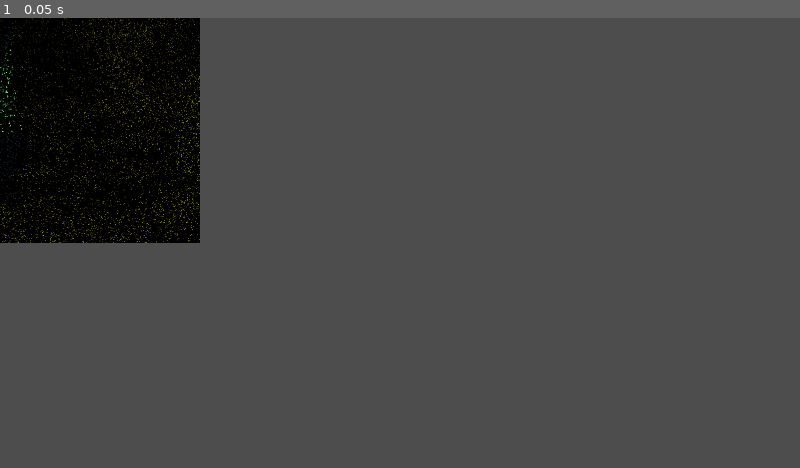
Above: before the commit, frame 1.
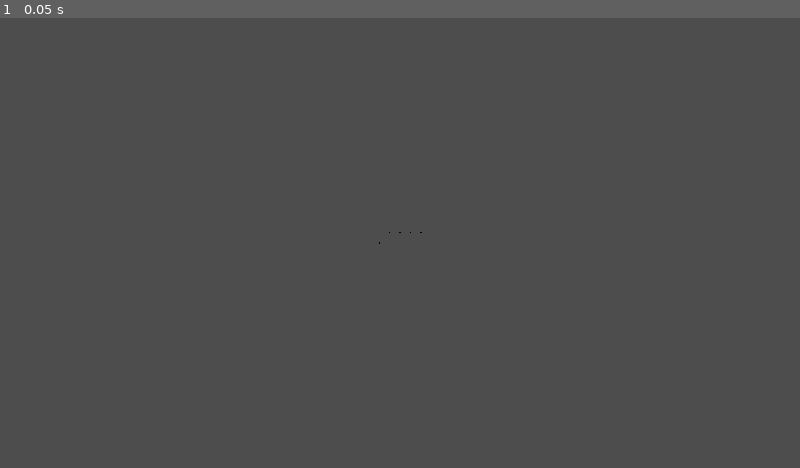
Above: after the commit, the same moment.

Repository: Spiraling-Time/BossFight
Game: Godot game, scene res://Works/Scenes/the_world.tscn
Two runs of this game, one before a commit and one after it. Both use one fixed random seed, a clock stepped at 60 frames per second and the inputs below. Before the commit the project starts from res://GameStuff/Scenes/TEST/TESTworld.tscn.
Inputs:
- Up to frame 1 (0.05 s): no input

The runs differ from the first frame. In frame 1, 13% of the frame differs, in the area x 0-53%, y 0-51%.

Commit message:
incorporated what worked from another project, this took a few hours of testing, but now I can check a large area very fast

Diff:
--- a/GameStuff/Scenes/OG/surrounding.tscn
+++ b/GameStuff/Scenes/OG/surrounding.tscn
@@ -1,6 +1,6 @@
 [gd_scene load_steps=6 format=3 uid="uid://ca3hwwmujq0tp"]
 
-[ext_resource type="Texture2D" uid="uid://brxndpruawb6r" path="res://GameStuff/Assets/icon.svg" id="1_5no5q"]
+[ext_resource type="Texture2D" uid="uid://brxndpruawb6r" path="res://Works/Assets/icon.svg" id="1_5no5q"]
 
 [sub_resource type="NavigationPolygon" id="NavigationPolygon_5no5q"]
 vertices = PackedVector2Array(1, 1, -1, 1, -1, -1, 1, -1)
--- a/GameStuff/Scenes/OG/thegdbodything.tscn
+++ b/GameStuff/Scenes/OG/thegdbodything.tscn
@@ -1,7 +1,7 @@
 [gd_scene load_steps=3 format=3 uid="uid://d2nqib7uwfgen"]
 
 [ext_resource type="PackedScene" uid="uid://ooym0nkxov86" path="res://GameStuff/Scenes/OG/limb.tscn" id="1_o14id"]
-[ext_resource type="Texture2D" uid="uid://brxndpruawb6r" path="res://GameStuff/Assets/icon.svg" id="2_ptdp5"]
+[ext_resource type="Texture2D" uid="uid://brxndpruawb6r" path="res://Works/Assets/icon.svg" id="2_ptdp5"]
 
 [node name="THEGDBODYTHING" instance=ExtResource("1_o14id")]
 
--- a/GameStuff/Scenes/TEST/TESTmonster.tscn
+++ b/GameStuff/Scenes/TEST/TESTmonster.tscn
@@ -1,7 +1,7 @@
 [gd_scene load_steps=3 format=3 uid="uid://dks5cwkddf0xj"]
 
 [ext_resource type="Script" uid="uid://gua8q24a1em8" path="res://GameStuff/Code/monster.gd" id="1_5nxux"]
-[ext_resource type="Texture2D" uid="uid://cjoqyp06cyxvy" path="res://GameStuff/Assets/Poseidon.png" id="2_5nxux"]
+[ext_resource type="Texture2D" uid="uid://cjoqyp06cyxvy" path="res://Works/Assets/Poseidon.png" id="2_5nxux"]
 
 [node name="Monster" type="Node2D"]
 scale = Vector2(0.6, 0.6)
--- a/GameStuff/Scenes/TEST/TestLIMB.tscn
+++ b/GameStuff/Scenes/TEST/TestLIMB.tscn
@@ -1,7 +1,7 @@
 [gd_scene load_steps=3 format=3 uid="uid://hncq3hysus4k"]
 
 [ext_resource type="PackedScene" uid="uid://ooym0nkxov86" path="res://GameStuff/Scenes/OG/limb.tscn" id="1_mm7pn"]
-[ext_resource type="Texture2D" uid="uid://cjoqyp06cyxvy" path="res://GameStuff/Assets/Poseidon.png" id="2_spaoy"]
+[ext_resource type="Texture2D" uid="uid://cjoqyp06cyxvy" path="res://Works/Assets/Poseidon.png" id="2_spaoy"]
 
 [node name="THEGDBODYTHING" instance=ExtResource("1_mm7pn")]
 
--- /dev/null
+++ b/Works/Code/player.gd
@@ -0,0 +1,14 @@
+extends CharacterBody2D
+var dir = Vector2.ZERO
+var speed = 400
+func _physics_process(delta: float) -> void:
+	if Input.is_action_pressed("up") || Input.is_action_pressed("down") || Input.is_action_pressed("left") || Input.is_action_pressed("right"):
+		if Input.is_action_pressed("up"): dir.y = -1
+		elif Input.is_action_pressed("down"): dir.y = 1
+		if Input.is_action_pressed("left"): dir.x = -1
+		elif Input.is_action_pressed("right"): dir.x = 1
+	else:
+		dir.x = move_toward(dir.x, 0, 0.1)
+		dir.y = move_toward(dir.y, 0, 0.1)
+	velocity = speed*dir
+	move_and_slide()
--- /dev/null
+++ b/Works/Code/the_world.gd
@@ -0,0 +1,19 @@
+extends Node2D
+var gridX: int = 1920
+var gridY: int = 1080
+var size: int = 5
+var offset: Vector2 = Vector2(gridX*size/2, gridY*size/2)
+var points: Array = []
+var e: bool = false
+func _ready() -> void:
+	for i in range(gridX):
+		if i % size == 0:
+			for j in range(gridY):
+				if j % size == 0:
+					var po = Vector2(i*size,j*size)-offset#Vector2(i*size,j*size)-offset + Vector2(randi_range(-1*(size*10), (size*10)), randi_range(-1*(size*10), (size*10)))
+					if Geometry2D.is_point_in_polygon(po, $Polygon2D.polygon): e = true
+					else: e = false
+					if e: points.append(po)
+func _draw() -> void:
+	for i in range(0, points.size()):
+		draw_circle(points[i], size/2, Color.BLACK, true)
--- /dev/null
+++ b/Works/Scenes/player.tscn
@@ -0,0 +1,13 @@
+[gd_scene load_steps=3 format=3 uid="uid://chd1wdifvggjw"]
+
+[ext_resource type="Script" uid="uid://cd3qs8cpop6vy" path="res://Works/Code/player.gd" id="1_cng83"]
+
+[sub_resource type="RectangleShape2D" id="RectangleShape2D_6rvmf"]
+
+[node name="Player" type="CharacterBody2D"]
+script = ExtResource("1_cng83")
+
+[node name="CollisionShape2D" type="CollisionShape2D" parent="."]
+shape = SubResource("RectangleShape2D_6rvmf")
+
+[node name="Camera2D" type="Camera2D" parent="."]
--- /dev/null
+++ b/Works/Scenes/the_world.tscn
@@ -0,0 +1,12 @@
+[gd_scene load_steps=3 format=3 uid="uid://chilednwy7rcm"]
+
+[ext_resource type="Script" uid="uid://c316ms5jws2uh" path="res://Works/Code/the_world.gd" id="1_027bo"]
+[ext_resource type="PackedScene" uid="uid://chd1wdifvggjw" path="res://Works/Scenes/player.tscn" id="2_kp6ox"]
+
+[node name="theWORLD" type="Node2D"]
+script = ExtResource("1_027bo")
+
+[node name="Player" parent="." instance=ExtResource("2_kp6ox")]
+
+[node name="Polygon2D" type="CollisionPolygon2D" parent="."]
+polygon = PackedVector2Array(37, -38, -38, -36, -70, 15, -26, -7, 64, -24)
--- a/project.godot
+++ b/project.godot
@@ -11,7 +11,7 @@
 [application]
 
 config/name="Test"
-run/main_scene="uid://bs4onl0qns2gw"
+run/main_scene="uid://chilednwy7rcm"
 config/features=PackedStringArray("4.5", "Mobile")
 config/icon="res://CutBossFight/GameStuff/icon.svg"
 
@@ -25,6 +25,33 @@
 
 enabled=PackedStringArray("res://addons/godot_super-wakatime/plugin.cfg")
 
+[input]
+
+up={
+"deadzone": 0.2,
+"events": [Object(InputEventKey,"resource_local_to_scene":false,"resource_name":"","device":-1,"window_id":0,"alt_pressed":false,"shift_pressed":false,"ctrl_pressed":false,"meta_pressed":false,"pressed":false,"keycode":0,"physical_keycode":87,"key_label":0,"unicode":119,"location":0,"echo":false,"script":null)
+, Object(InputEventKey,"resource_local_to_scene":false,"resource_name":"","device":-1,"window_id":0,"alt_pressed":false,"shift_pressed":false,"ctrl_pressed":false,"meta_pressed":false,"pressed":false,"keycode":0,"physical_keycode":4194320,"key_label":0,"unicode":0,"location":0,"echo":false,"script":null)
+]
+}
+down={
+"deadzone": 0.2,
+"events": [Object(InputEventKey,"resource_local_to_scene":false,"resource_name":"","device":-1,"window_id":0,"alt_pressed":false,"shift_pressed":false,"ctrl_pressed":false,"meta_pressed":false,"pressed":false,"keycode":0,"physical_keycode":4194320,"key_label":0,"unicode":0,"location":0,"echo":false,"script":null)
+, Object(InputEventKey,"resource_local_to_scene":false,"resource_name":"","device":-1,"window_id":0,"alt_pressed":false,"shift_pressed":false,"ctrl_pressed":false,"meta_pressed":false,"pressed":false,"keycode":0,"physical_keycode":4194322,"key_label":0,"unicode":0,"location":0,"echo":false,"script":null)
+]
+}
+left={
+"deadzone": 0.2,
+"events": [Object(InputEventKey,"resource_local_to_scene":false,"resource_name":"","device":-1,"window_id":0,"alt_pressed":false,"shift_pressed":false,"ctrl_pressed":false,"meta_pressed":false,"pressed":false,"keycode":0,"physical_keycode":4194319,"key_label":0,"unicode":0,"location":0,"echo":false,"script":null)
+, Object(InputEventKey,"resource_local_to_scene":false,"resource_name":"","device":-1,"window_id":0,"alt_pressed":false,"shift_pressed":false,"ctrl_pressed":false,"meta_pressed":false,"pressed":false,"keycode":0,"physical_keycode":65,"key_label":0,"unicode":97,"location":0,"echo":false,"script":null)
+]
+}
+right={
+"deadzone": 0.2,
+"events": [Object(InputEventKey,"resource_local_to_scene":false,"resource_name":"","device":-1,"window_id":0,"alt_pressed":false,"shift_pressed":false,"ctrl_pressed":false,"meta_pressed":false,"pressed":false,"keycode":0,"physical_keycode":68,"key_label":0,"unicode":100,"location":0,"echo":false,"script":null)
+, Object(InputEventKey,"resource_local_to_scene":false,"resource_name":"","device":-1,"window_id":0,"alt_pressed":false,"shift_pressed":false,"ctrl_pressed":false,"meta_pressed":false,"pressed":false,"keycode":0,"physical_keycode":4194321,"key_label":0,"unicode":0,"location":0,"echo":false,"script":null)
+]
+}
+
 [rendering]
 
 renderer/rendering_method="mobile"
Renamed: GameStuff/Assets/Poseidon.png -> Works/Assets/Poseidon.png
Not shown, changed: Works/Assets/Poseidon.png.import
Renamed: GameStuff/Assets/icon.svg -> Works/Assets/icon.svg
Not shown, changed: Works/Assets/icon.svg.import
Not shown, added: Works/Code/player.gd.uid
Not shown, added: Works/Code/the_world.gd.uid
